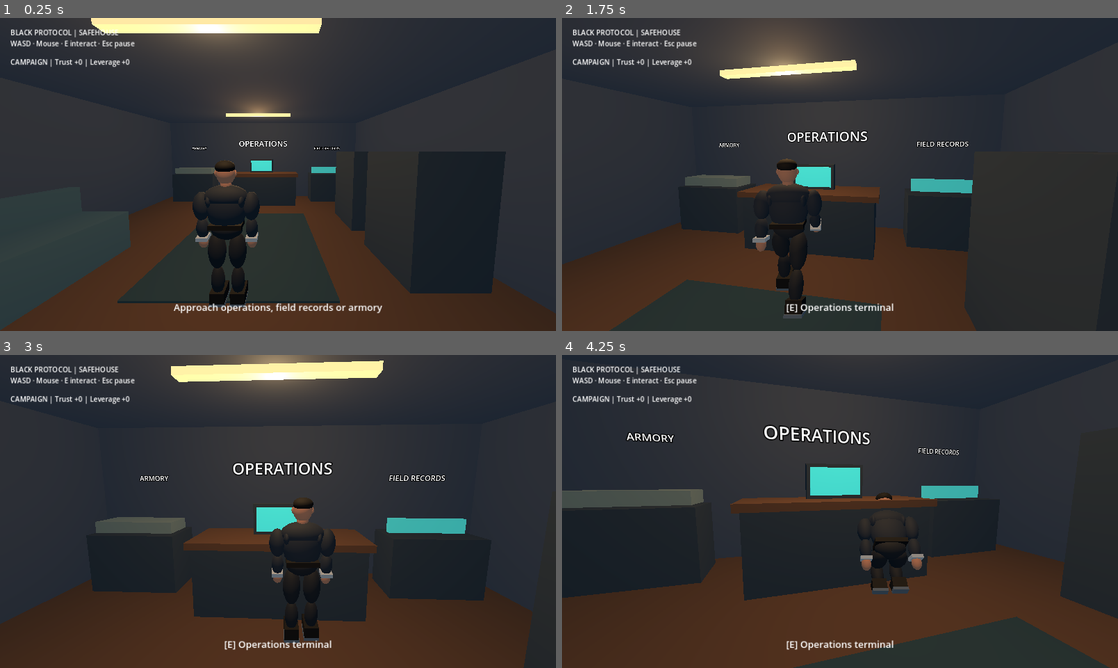
Above: before the commit, frames 1-4 (two rows, left to right).
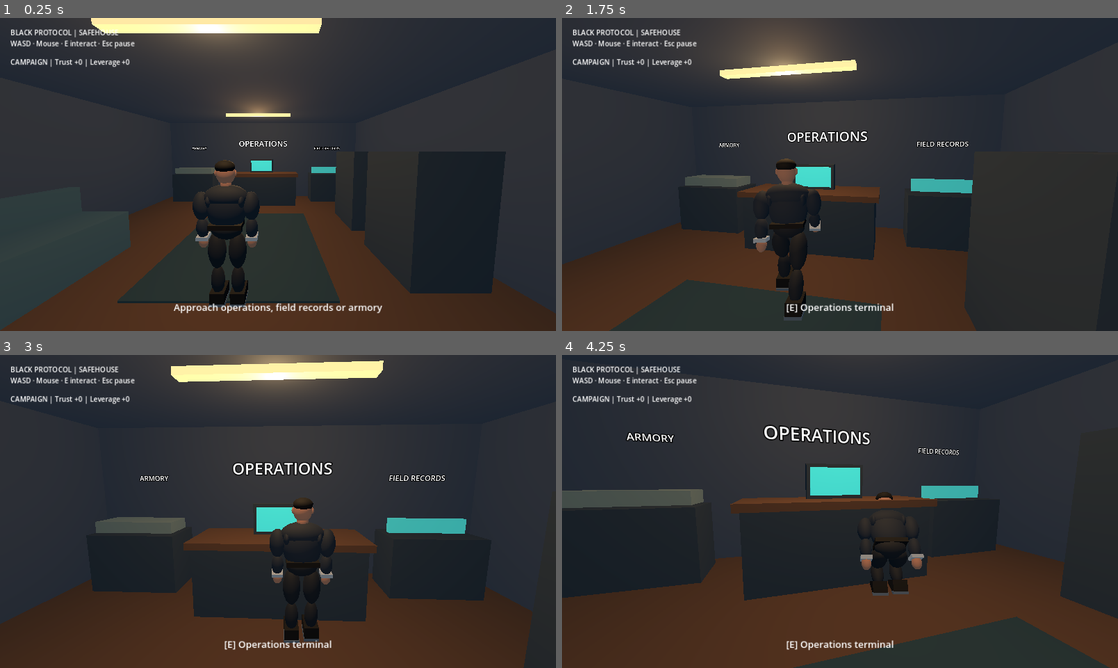
Above: after the commit, the same moments.

Repository: evilsysadmin/ShadowOps-black-protocol
Game: Godot game, scene res://scenes/safehouse.tscn
Two runs of this game, one before a commit and one after it. Both use one fixed random seed, a clock stepped at 60 frames per second and the inputs below.
Inputs (mouse positions are in pixels of both pictures, inside the frame that each line leads up to):
- Up to frame 1 (0.25 s): no input
- Up to frame 2 (1.75 s): tap Enter at 0.5 s; move the mouse to (867, 174) at 0.52 s; hold W from 0.53 s (still down); tap R at 0.6 s; click (867, 174) at 0.67 s; move the mouse to (812, 174) at 1.27 s; tap C at 1.35 s
- Up to frame 3 (3 s): keep holding W; move the mouse to (289, 505) at 2.02 s; tap F at 2.1 s; move the mouse to (272, 517) at 2.77 s; tap Q at 2.85 s; click (272, 517) at 2.92 s
- Up to frame 4 (4.25 s): keep holding W; move the mouse to (878, 514) at 3.52 s; hold Ctrl from 3.53 s (still down)

The runs differ from the first frame. In frame 1, less than 0.1% of the frame differs, in the area x 35-47%, y 45-92%; in frame 2, 0.2%; in frame 3, less than 0.1%; in frame 4, 0.2%, in the area x 53-66%, y 43-77%.

Commit message:
feat: procedural ankle articulation and idle motion

Diff:
--- a/scripts/character_visual.gd
+++ b/scripts/character_visual.gd
@@ -4,9 +4,11 @@
 var torso: Node3D
 var thighs: Array[Node3D] = []
 var knees: Array[Node3D] = []
+var ankles: Array[Node3D] = []
 var shoulders: Array[Node3D] = []
 var elbows: Array[Node3D] = []
 var phase := 0.0
+var idle_phase := 0.0
 var stride := 0.0
 var stance := 0.0
 var aim_blend := 0.0
@@ -59,8 +61,10 @@
 		var knee := joint(thigh, Vector3(0, -0.42, 0))
 		knees.append(knee)
 		ellipsoid(knee, Vector3(0, -0.15, 0), Vector3(0.17, 0.36, 0.18), pants)
-		cuboid(knee, Vector3(0, -0.365, -0.055), Vector3(0.18, 0.16, 0.30), leather)
-		cuboid(knee, Vector3(0, -0.435, -0.055), Vector3(0.19, 0.035, 0.31), trim)
+		var ankle := joint(knee, Vector3(0, -0.365, 0))
+		ankles.append(ankle)
+		cuboid(ankle, Vector3(0, 0, -0.055), Vector3(0.18, 0.16, 0.30), leather)
+		cuboid(ankle, Vector3(0, -0.07, -0.055), Vector3(0.19, 0.035, 0.31), trim)
 		var shoulder := joint(torso, Vector3(side * 0.265, 0.49, 0))
 		shoulders.append(shoulder)
 		ellipsoid(shoulder, Vector3(side * 0.035, -0.13, 0), Vector3(0.20, 0.35, 0.23), cloth)
@@ -103,13 +107,19 @@
 	reload_pose = lerpf(reload_pose, 1.0 if reloading else 0.0, blend)
 	held_prop.visible = aim_blend > 0.15 or reload_pose > 0.15 or shot_pose > 0.0
 	phase = fmod(phase + delta * speed * 2.1, TAU)
-	hips.position.y = lerpf(0.89, 0.49, stance) + absf(sin(phase)) * stride * 0.02
-	torso.rotation.x = lerpf(0.0, -0.72, stance)
+	idle_phase = fmod(idle_phase + delta * 1.7, TAU)
+	var idle_weight := (1.0 - clampf(stride, 0.0, 1.0)) * (1.0 - aim_blend * 0.8) * (1.0 - reload_pose)
+	hips.position.y = lerpf(0.89, 0.49, stance) + absf(sin(phase)) * stride * 0.02 + sin(idle_phase) * idle_weight * 0.006
+	torso.rotation.x = lerpf(0.0, -0.72, stance) - stride * 0.035 + sin(idle_phase) * idle_weight * 0.012
+	torso.rotation.z = sin(phase) * stride * 0.025 * (1.0 - aim_blend)
+	torso.rotation.y = sin(phase) * stride * 0.045 * (1.0 - aim_blend)
 	for i in range(2):
 		var cycle := phase + float(i) * PI
 		var swing := sin(cycle) * stride
 		thighs[i].rotation.x = lerpf(0.0, 1.0, stance) + swing * lerpf(0.55, 0.24, stance)
 		knees[i].rotation.x = lerpf(0.0, -1.9, stance) - maxf(0.0, sin(cycle)) * stride * 0.5
+		# Counter-rotate the foot against the lower leg for a less rigid silhouette.
+		ankles[i].rotation.x = clampf(-(thighs[i].rotation.x + knees[i].rotation.x) * 0.55, -0.45, 0.55)
 		shoulders[i].rotation.x = lerpf(-swing * 0.32, 0.95, aim_blend)
 		elbows[i].rotation.x = lerpf(0.12 + maxf(0.0, -swing) * 0.32, 0.62, aim_blend)
 		shoulders[i].rotation.x += shot_pose * 0.12 + reload_pose * 0.40
--- a/tests/campaign_regression.gd
+++ b/tests/campaign_regression.gd
@@ -168,6 +168,14 @@
 		check(is_zero_approx(float(visual.get("shot_pose"))), "shot visual decays")
 		visual.call("animate_pose", 0.1, 0.0, false, true, true)
 		check(float(visual.get("reload_pose")) > 0.0, "reload visual blends")
+		var ankles: Array = visual.get("ankles")
+		check(ankles.size() == 2, "agent articulated ankles")
+		visual.call("animate_pose", 0.2, 3.6, false, false, false)
+		check(float(visual.get("stride")) > 0.0, "walk stride builds")
+		for ankle in ankles:
+			check(absf((ankle as Node3D).rotation.x) <= 0.56, "ankle counter rotation bounded")
+		visual.call("animate_pose", 1.0, 0.0, false, false, false)
+		check(float(visual.get("stride")) < 0.01, "walk stride settles to idle")
 	var guard := hotel.get_node_or_null("Guard")
 	check(is_instance_valid(guard), "hotel guard exists")
 	if is_instance_valid(guard):
@@ -175,6 +183,7 @@
 		check(is_instance_valid(guard_visual), "guard visual rig exists")
 		if is_instance_valid(guard_visual):
 			check(guard_visual.get("knees").size() == 2, "guard articulated knees")
+			check(guard_visual.get("ankles").size() == 2, "guard articulated ankles")
 			check(guard_visual.get("elbows").size() == 2, "guard articulated elbows")
 		var guard_script = preload("res://scripts/guard.gd")
 		var probe = guard_script.new()
